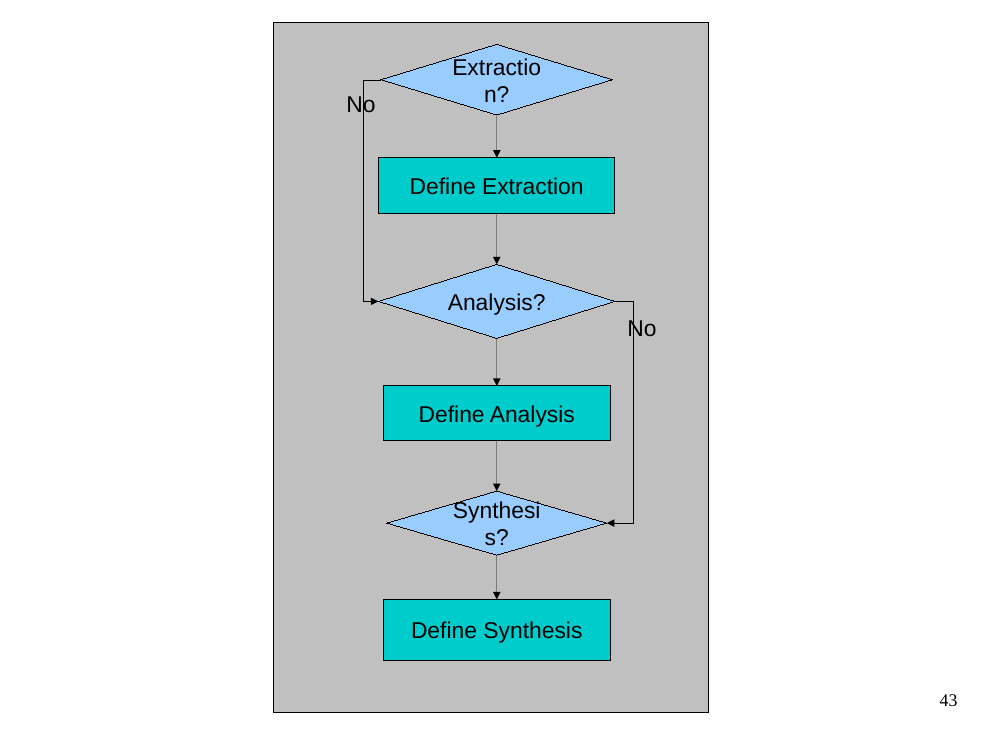
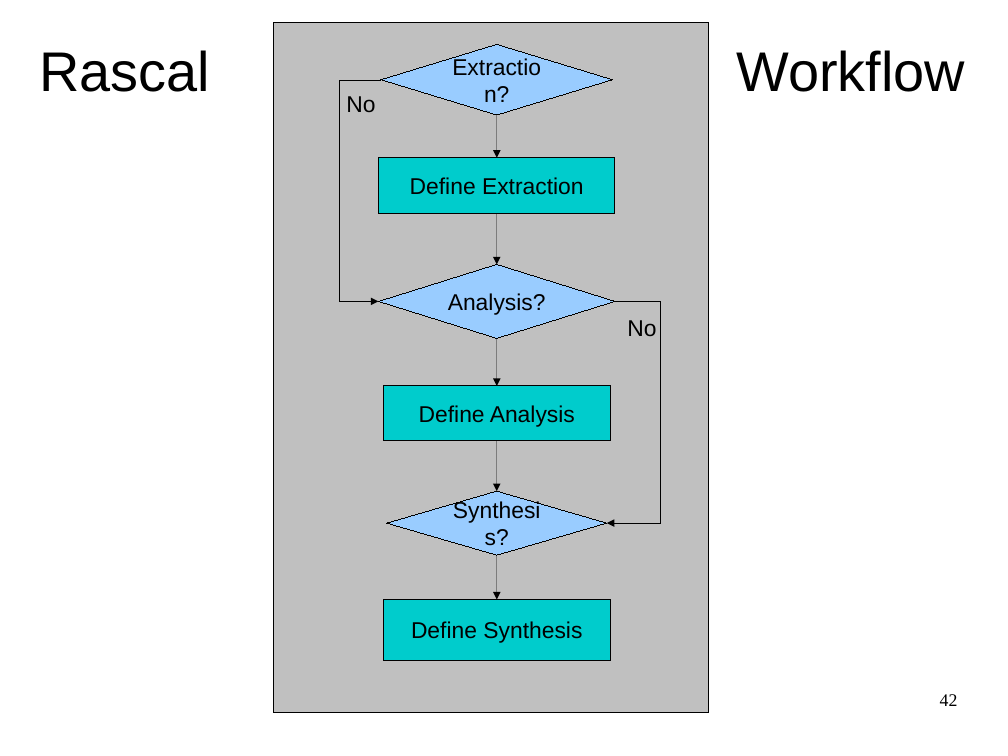
Before and after one commit to cwi-swat/meta-environment, a slide deck: slide 42 of meta-doc/analysis/rascal-slides/rascal-slides.odp (slide 43 before the commit). Drawn at 1008x756 pixels with LibreOffice and Linux fonts; fonts in the diff are those of the drawing; background and template pictures are left out. Boxes give left, top, right and bottom in pixels: in the first picture for what was removed or moved away, otherwise in the second. Text is boxed around its words. In the diff, an @@ line names an element or a change of style, - is before the commit and + after.

```diff
--- a/meta-doc/analysis/rascal-slides/rascal-slides.odp
+++ b/meta-doc/analysis/rascal-slides/rascal-slides.odp
@@ text added at (x1=39, y1=50, x2=965, y2=92), 44 pt, text #000000 @@
+Rascal Workflow
@@ elbow arrow (381, 80) - (379, 302): route changed @@
@@ elbow arrow (616, 301) - (607, 523): route changed @@
@@ page number at (x1=940, y1=694, x2=958, y2=706): text changed @@
-43
+42
```
Also in this commit, not shown: 24 other slides changed, 2 slides added, 2 slides removed.
